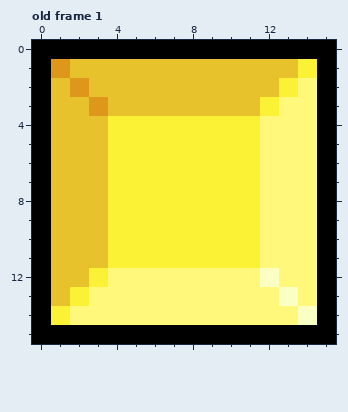
Pixel-art file -- Assets/Aseprite/yellow.aseprite. The first picture shows the starting point.
16x16 pixels, 1 frame. Pixels under 10% opacity are left out. Shown: old frame 1. The commit also changed other frames, which this record leaves out.
And afterwards:
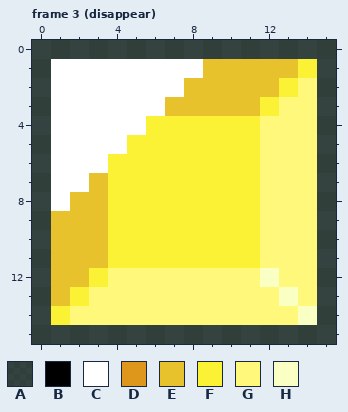
Palette (. is transparent): A #000000a5  B #000000  C #ffffff  D #de961b  E #e8c22c  F #fbf236  G #fff87a  H #faffc4
A new or re-ordered frame is compared with the old frame closest to it.
From old to new:
frames 1 -> 15
layer "background" added
layer "gem" added
layer "white" added
layer "Layer 1" removed
--- frame 3 (disappear) is new; against old frame 1, layers "white", "background"
@@ x 0..15 @@
- 0 BBBBBBBBBBBBBBBB
- 1 BDEEEEEEEEEEEEFB
- 2 BEDEEEEEEEEEEFGB
- 3 BEEDEEEEEEEEFGGB
- 4 BEEEFFFFFFFFGGGB
- 5 BEEEFFFFFFFFGGGB
- 6 BEEEFFFFFFFFGGGB
- 7 BEEEFFFFFFFFGGGB
- 8 BEEEFFFFFFFFGGGB
- 9 BEEEFFFFFFFFGGGB
-10 BEEEFFFFFFFFGGGB
-11 BEEEFFFFFFFFGGGB
-12 BEEFGGGGGGGGHGGB
-13 BEFGGGGGGGGGGHGB
-14 BFGGGGGGGGGGGGHB
-15 BBBBBBBBBBBBBBBB
+ 0 AAAAAAAAAAAAAAAA
+ 1 ACCCCCCCCEEEEEFA
+ 2 ACCCCCCCEEEEEFGA
+ 3 ACCCCCCEEEEEFGGA
+ 4 ACCCCCFFFFFFGGGA
+ 5 ACCCCFFFFFFFGGGA
+ 6 ACCCFFFFFFFFGGGA
+ 7 ACCEFFFFFFFFGGGA
+ 8 ACEEFFFFFFFFGGGA
+ 9 AEEEFFFFFFFFGGGA
+10 AEEEFFFFFFFFGGGA
+11 AEEEFFFFFFFFGGGA
+12 AEEFGGGGGGGGHGGA
+13 AEFGGGGGGGGGGHGA
+14 AFGGGGGGGGGGGGHA
+15 AAAAAAAAAAAAAAAA
